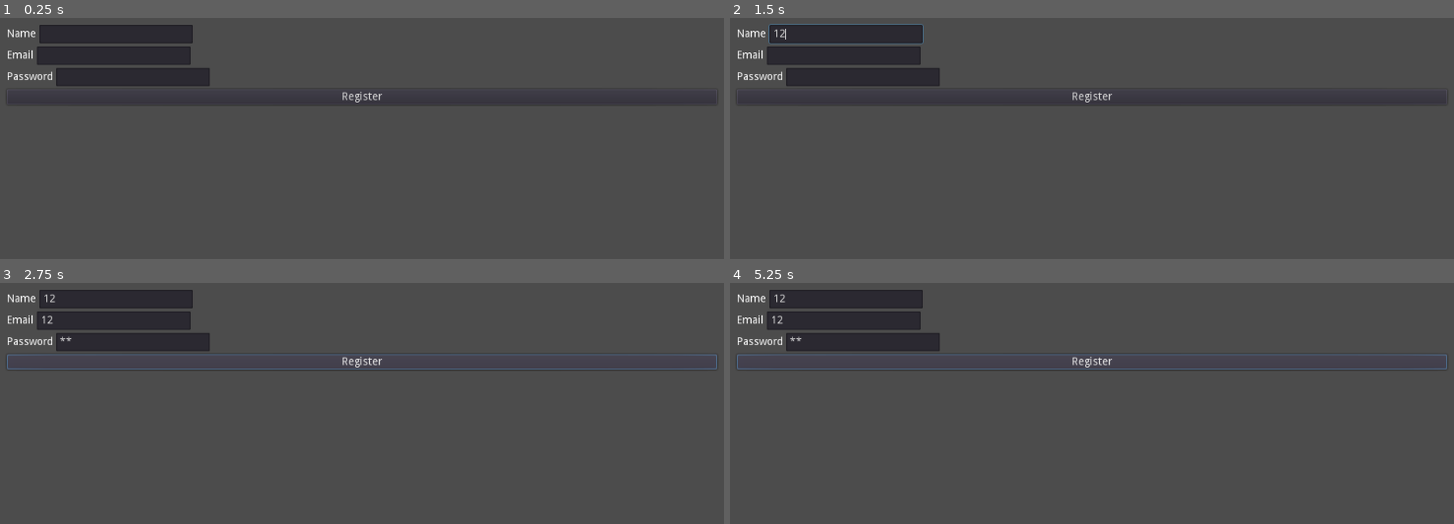
Above: before the commit, frames 1-4 (two rows, left to right).
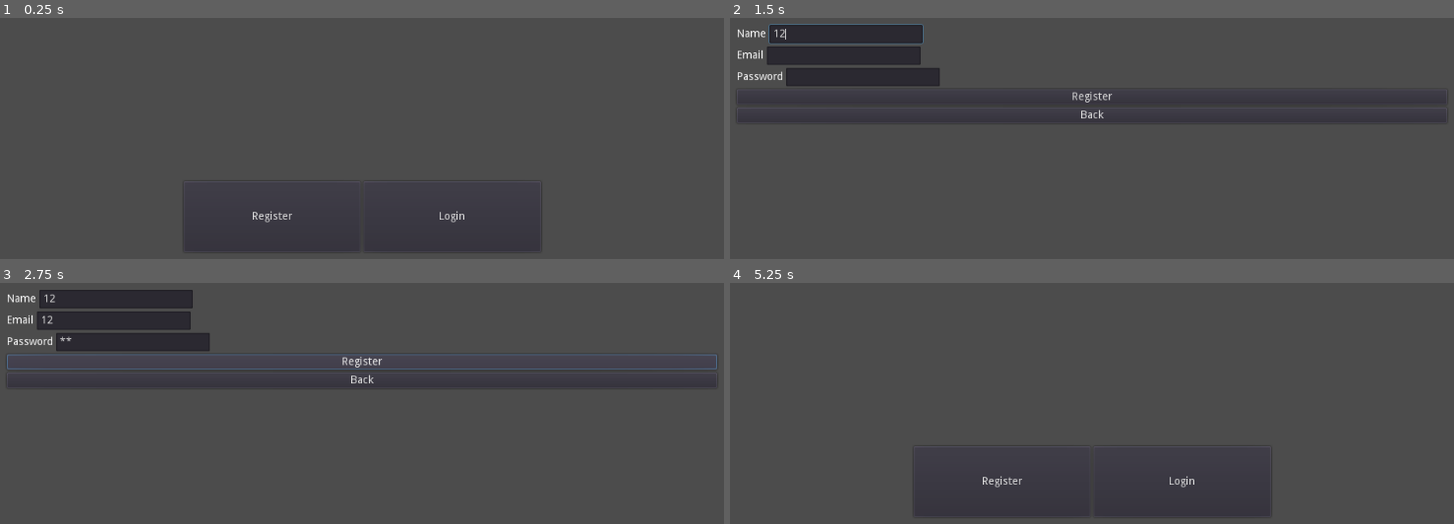
Above: after the commit, the same moments.

Repository: Structed/godot-playfab
Game: Godot game, scene res://Scenes/Main.tscn
Same seed, same stepped clock (60 frames per second), same inputs: the game is played once before the commit and once after it. Before the commit the project starts from res://Scenes/Register.tscn.
Inputs (mouse positions are in pixels of both pictures, inside the frame that each line leads up to):
- Up to frame 1 (0.25 s): no input
- Up to frame 2 (1.5 s): click "Register" at 0.5 s; click (845, 34) at 1.27 s; type "12" at 1.35 s
- Up to frame 3 (2.75 s): click (115, 321) at 1.5 s; type "12" at 1.58 s; click (130, 343) at 1.73 s; type "12" at 1.82 s; click "Register" at 2 s
- Up to frame 4 (5.25 s): click (1092, 379) at 2.75 s, where only the run after the commit has a clickable "Back"; click (1178, 480) at 3.5 s, where only the run after the commit has a clickable "Login"; click (1092, 340) at 4.25 s, where only the run after the commit has a clickable "Login"; click (1092, 360) at 5 s, where only the run after the commit has a clickable "Back"

The runs differ from the first frame. In frame 1, 5.9% of the frame differs, in the area x 1-95%, y 2-97%; in frame 2, 0.4%; in frame 3, 0.4%; in frame 4, 5.9%, in the area x 0-100%, y 2-97%.

Commit message:
Added Main scene
* Added a SceneManager
* Links to Register/Login scenes
* Added back buttons in Register and Login scenes

Diff:
--- a/src/godot-addon/Scenes/Login.gd
+++ b/src/godot-addon/Scenes/Login.gd
@@ -28,3 +28,7 @@
 
 	$Login.self_modulate = Color(1, 0, 0, 0.5)
 	$Output.bbcode_text = text
+
+
+func _on_Back_pressed():
+	SceneManager.goto_scene("res://Scenes/Main.tscn")
--- a/src/godot-addon/Scenes/Login.tscn
+++ b/src/godot-addon/Scenes/Login.tscn
@@ -68,8 +68,14 @@
 margin_bottom = 76.0
 text = "Login"
 
+[node name="Back" type="Button" parent="MarginContainer/Login"]
+margin_top = 80.0
+margin_right = 924.0
+margin_bottom = 100.0
+text = "Back"
+
 [node name="Output" type="RichTextLabel" parent="MarginContainer/Login"]
-margin_top = 80.0
+margin_top = 104.0
 margin_right = 924.0
 margin_bottom = 500.0
 size_flags_horizontal = 3
@@ -77,3 +83,4 @@
 bbcode_enabled = true
 
 [connection signal="pressed" from="MarginContainer/Login/Login" to="MarginContainer/Login" method="_on_Login_pressed"]
+[connection signal="pressed" from="MarginContainer/Login/Back" to="MarginContainer/Login" method="_on_Back_pressed"]
--- /dev/null
+++ b/src/godot-addon/Scenes/Main.gd
@@ -0,0 +1,7 @@
+extends HBoxContainer
+
+func _on_Register_pressed():
+	SceneManager.goto_scene("res://Scenes/Register.tscn")
+
+func _on_Login_pressed():
+	SceneManager.goto_scene("res://Scenes/Login.tscn")
--- /dev/null
+++ b/src/godot-addon/Scenes/Main.tscn
@@ -0,0 +1,42 @@
+[gd_scene load_steps=2 format=2]
+
+[ext_resource path="res://Scenes/Main.gd" type="Script" id=1]
+
+[node name="Control" type="Control"]
+anchor_right = 1.0
+anchor_bottom = 1.0
+__meta__ = {
+"_edit_use_anchors_": false
+}
+
+[node name="Main" type="HBoxContainer" parent="."]
+anchor_left = 0.5
+anchor_top = 0.5
+anchor_right = 0.5
+anchor_bottom = 0.5
+margin_left = -232.5
+margin_top = -46.0
+margin_right = 232.5
+margin_bottom = 46.0
+script = ExtResource( 1 )
+__meta__ = {
+"_edit_use_anchors_": false
+}
+
+[node name="Register" type="Button" parent="Main"]
+margin_right = 230.0
+margin_bottom = 92.0
+size_flags_horizontal = 3
+size_flags_vertical = 3
+text = "Register"
+
+[node name="Login" type="Button" parent="Main"]
+margin_left = 234.0
+margin_right = 465.0
+margin_bottom = 92.0
+size_flags_horizontal = 3
+size_flags_vertical = 3
+text = "Login"
+
+[connection signal="pressed" from="Main/Register" to="Main" method="_on_Register_pressed"]
+[connection signal="pressed" from="Main/Login" to="Main" method="_on_Login_pressed"]
--- a/src/godot-addon/Scenes/Register.gd
+++ b/src/godot-addon/Scenes/Register.gd
@@ -1,10 +1,4 @@
 extends VBoxContainer
-
-
-
-# Called when the node enters the scene tree for the first time.
-func _ready():
-	pass # Replace with function body.
 
 
 func _on_Register_pressed():
@@ -36,3 +30,7 @@
 
 	$HSplitContainer/Response/RichTextLabel.bbcode_text = text
 	$Register.self_modulate = Color(1, 0, 0, 0.5)
+
+
+func _on_Back_pressed():
+	SceneManager.goto_scene("res://Scenes/Main.tscn")
--- a/src/godot-addon/Scenes/Register.tscn
+++ b/src/godot-addon/Scenes/Register.tscn
@@ -105,4 +105,11 @@
 margin_bottom = 104.0
 text = "Register"
 
+[node name="Back" type="Button" parent="MarginContainer/Register"]
+margin_top = 108.0
+margin_right = 924.0
+margin_bottom = 128.0
+text = "Back"
+
 [connection signal="pressed" from="MarginContainer/Register/Register" to="MarginContainer/Register" method="_on_Register_pressed"]
+[connection signal="pressed" from="MarginContainer/Register/Back" to="MarginContainer/Register" method="_on_Back_pressed"]
--- /dev/null
+++ b/src/godot-addon/Scripts/SceneManager.gd
@@ -0,0 +1,39 @@
+extends Node
+
+var current_scene = null
+
+
+func _ready():
+
+	var root = get_tree().get_root()
+	# The last child of the scene tree is always the current scene after start
+	current_scene = root.get_child(root.get_child_count() - 1)
+
+func goto_scene(path):
+	# This function will usually be called from a signal callback,
+	# or some other function in the current scene.
+	# Deleting the current scene at this point is
+	# a bad idea, because it may still be executing code.
+	# This will result in a crash or unexpected behavior.
+
+	# The solution is to defer the load to a later time, when
+	# we can be sure that no code from the current scene is running:
+
+	call_deferred("_deferred_goto_scene", path)
+
+
+func _deferred_goto_scene(path):
+	# It is now safe to remove the current scene
+	current_scene.free()
+
+	# Load the new scene.
+	var s = ResourceLoader.load(path)
+
+	# Instance the new scene.
+	current_scene = s.instance()
+
+	# Add it to the active scene, as child of root.
+	get_tree().get_root().add_child(current_scene)
+
+	# Optionally, to make it compatible with the SceneTree.change_scene() API.
+	get_tree().set_current_scene(current_scene)
--- a/src/godot-addon/project.godot
+++ b/src/godot-addon/project.godot
@@ -45,12 +45,13 @@
 [application]
 
 config/name="godot-addon"
-run/main_scene="res://Scenes/Register.tscn"
+run/main_scene="res://Scenes/Main.tscn"
 config/icon="res://icon.png"
 
 [autoload]
 
 Global="*res://Scripts/Global.gd"
+SceneManager="*res://Scripts/SceneManager.gd"
 
 [editor_plugins]
 
